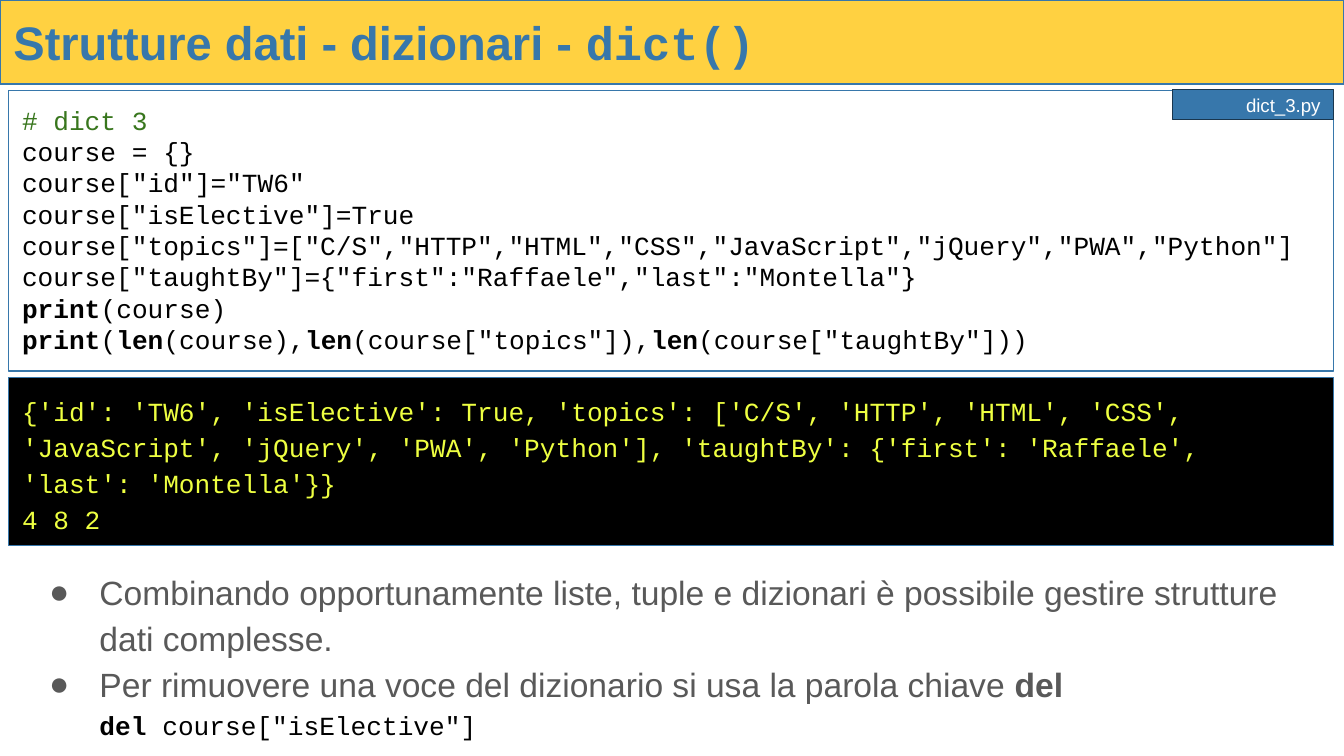
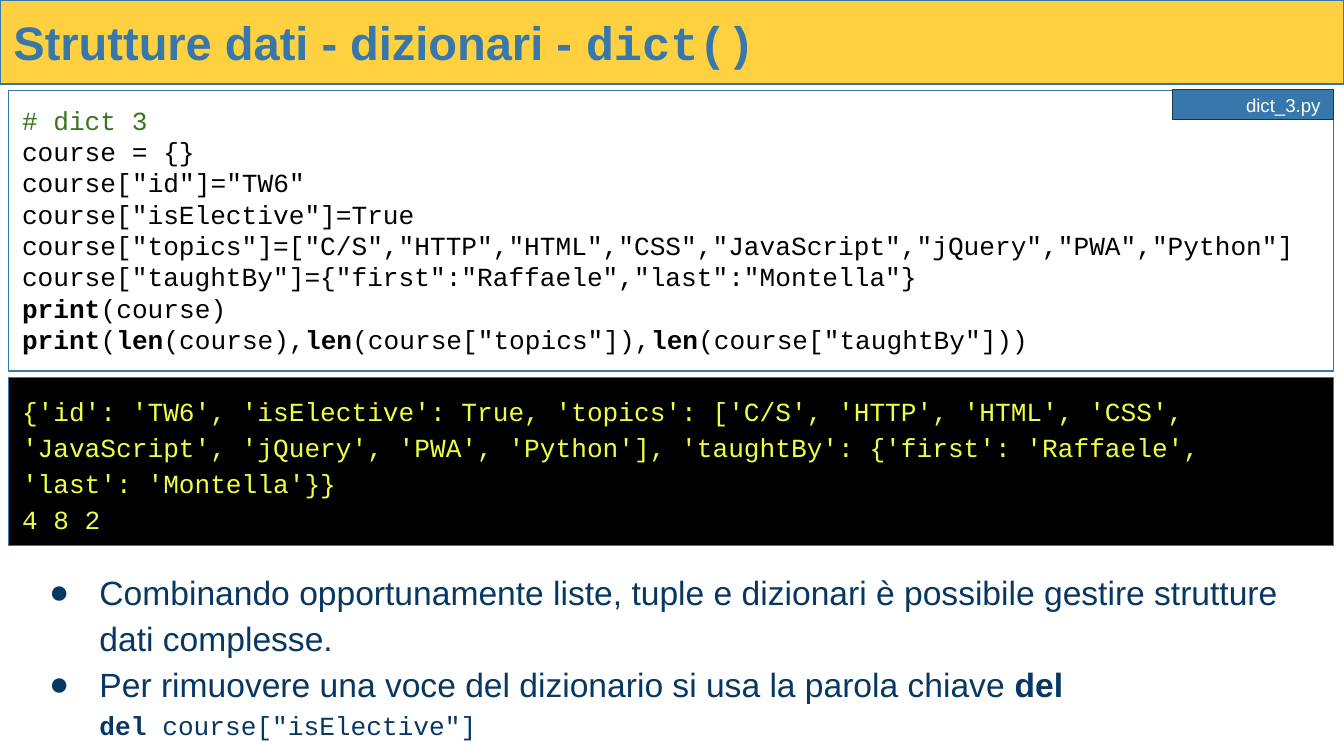
Before and after one commit to raffmont/Tecnologie_Web-Introduzione_a_Python, a slide deck: slide 31 of Tecnologie_Web-Introduzione_a_Python.pptx. Drawn at 1344x756 pixels with LibreOffice and Linux fonts; fonts in the diff are those of the drawing. Boxes give left, top, right and bottom in pixels: in the first picture for what was removed or moved away, otherwise in the second. Text is boxed around its words. In the diff, an @@ line names an element or a change of style, - is before the commit and + after.

```diff
--- a/Tecnologie_Web-Introduzione_a_Python.pptx
+++ b/Tecnologie_Web-Introduzione_a_Python.pptx
@@ text "Combinando opportunamente liste, tuple e ..." at box(99, 580, 1277, 741): text colour #595959 to #073763 in "Combinando opportunamente liste, tuple e dizionari è ...", "Per rimuovere una voce del dizionario si ..."; text colour #000000 to #073763 in "del course["isElective"]"; bullet colour #595959 to #073763 @@
```
Also in this commit, not shown: 10 other slides changed, 1 slide removed.
